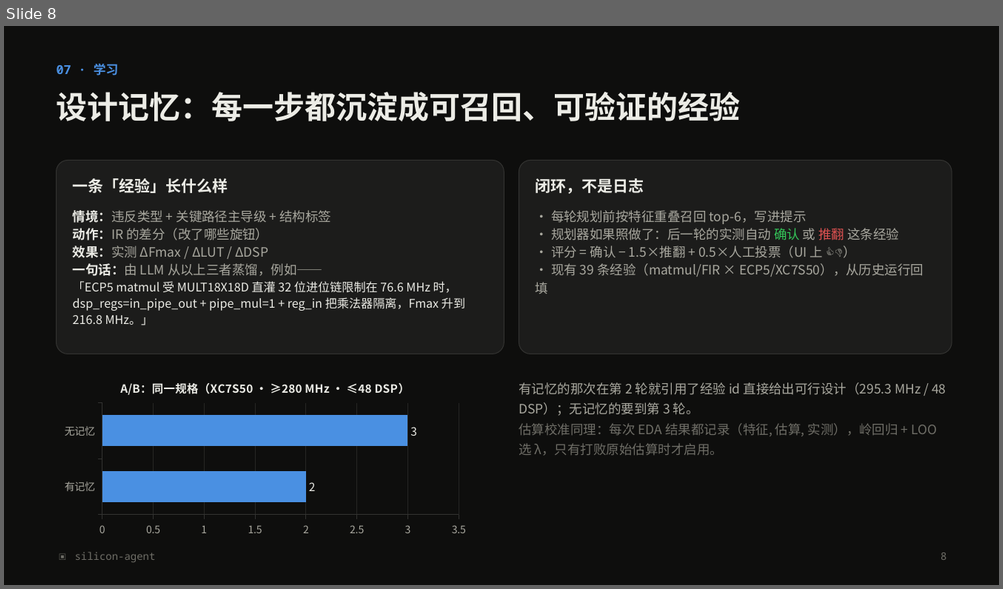
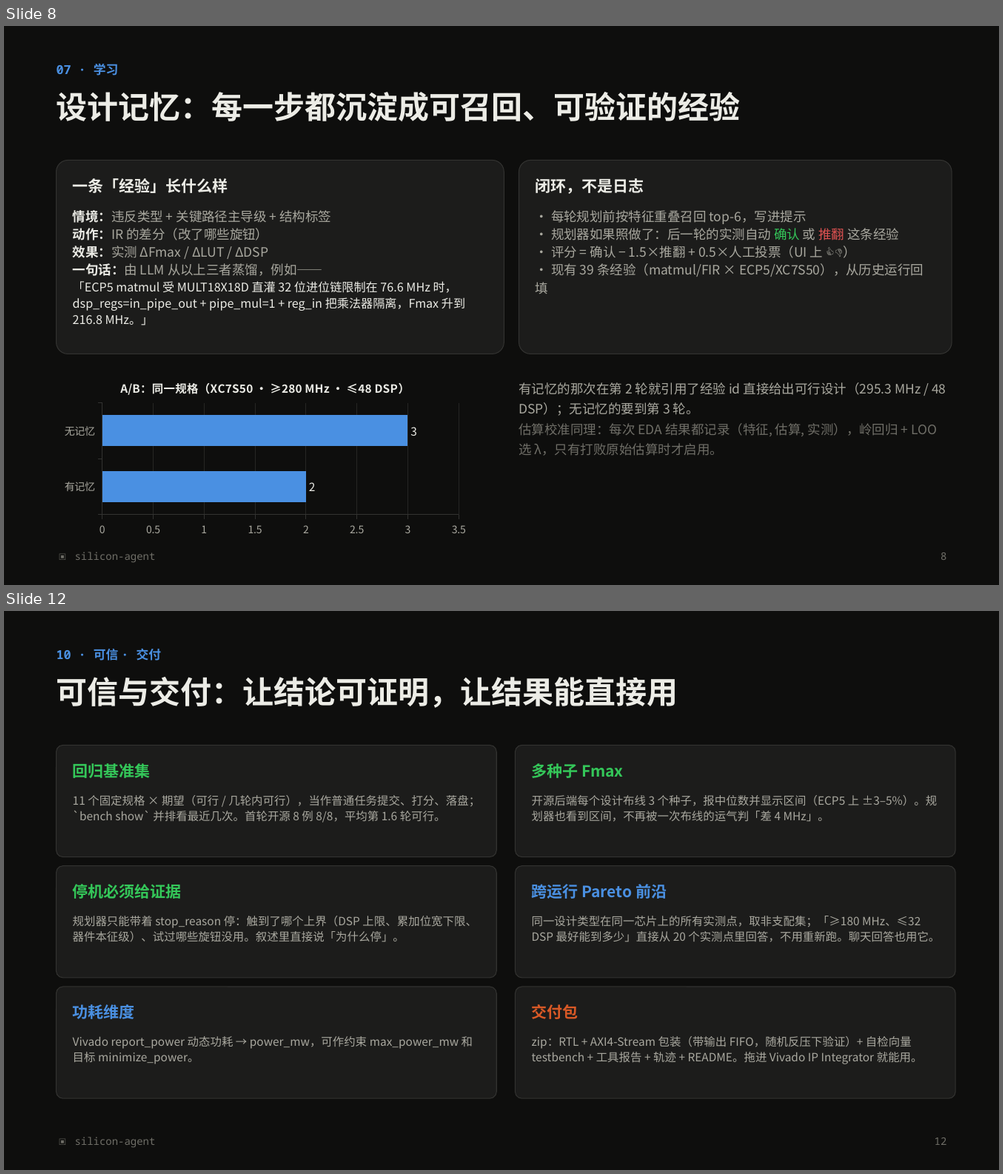
Before and after one commit to Last-emo-boy/SILVOLUTION, a slide deck: docs/silicon-agent-pitch.pptx. Shown one above the other, each under a label of ours: slide 8 before the commit, slides 8 and 12 after it; the slides between them are not shown. The pictures are 1003x589 and 1003x1174 pixels, drawn with LibreOffice and Linux fonts; fonts in the diff are those of the drawing. Boxes give left, top, right and bottom in pixels: in the first picture for what was removed or moved away, otherwise in the second. Text is boxed around its words. In the diff, an @@ line names an element or a change of style, - is before the commit and + after.

```diff
--- a/docs/silicon-agent-pitch.pptx
+++ b/docs/silicon-agent-pitch.pptx
@@ slide 12 added at (4, 611, 999, 1170), background #0E0E0D @@
@@ text added at (57, 648, 162, 661), 12 pt, text #4A90E2, bold @@
+10 · 可信 · 交付
@@ text added at (57, 677, 678, 708), 30 pt, text #ECECE6, bold @@
+可信与交付：让结论可证明，让结果能直接用
@@ rounded rectangle added at (57, 745, 496, 857), fill #1C1C1B, outline #333331 0.75 pt @@
@@ text added at (73, 763, 151, 778), 15 pt, text #34C759, bold @@
+回归基准集
@@ rounded rectangle added at (515, 745, 956, 857), fill #1C1C1B, outline #333331 0.75 pt @@
@@ text added at (532, 763, 623, 778), 15 pt, text #34C759, bold @@
+多种子 Fmax
@@ text added at (73, 795, 480, 823), 11 pt, text #A9A89F @@
+11 个固定规格 × 期望（可行 / 几轮内可行），当作普通任务提交、打分、落盘；`bench show` 并排看最近几次。首轮开源 8 例 8/8，平均第 1.6 轮可行。
@@ text added at (532, 795, 936, 822), 11 pt, text #A9A89F @@
+开源后端每个设计布线 3 个种子，报中位数并显示区间（ECP5 上 ±3–5%）。规划器也看到区间，不再被一次布线的运气判「差 4 MHz」。
@@ rounded rectangle added at (57, 866, 496, 978), fill #1C1C1B, outline #333331 0.75 pt @@
@@ rounded rectangle added at (515, 866, 956, 978), fill #1C1C1B, outline #333331 0.75 pt @@
@@ text added at (73, 884, 182, 899), 15 pt, text #34C759, bold @@
+停机必须给证据
@@ text added at (532, 884, 666, 899), 15 pt, text #4A90E2, bold @@
+跨运行 Pareto 前沿
@@ text added at (73, 916, 476, 943), 11 pt, text #A9A89F @@
+规划器只能带着 stop_reason 停：触到了哪个上界（DSP 上限、累加位宽下限、器件本征级）、试过哪些旋钮没用。叙述里直接说「为什么停」。
@@ text added at (532, 916, 939, 943), 11 pt, text #A9A89F @@
+同一设计类型在同一芯片上的所有实测点，取非支配集；「≥180 MHz、≤32 DSP 最好能到多少」直接从 20 个实测点里回答，不用重新跑。聊天回答也用它。
@@ rounded rectangle added at (57, 987, 496, 1099), fill #1C1C1B, outline #333331 0.75 pt @@
@@ rounded rectangle added at (515, 987, 956, 1099), fill #1C1C1B, outline #333331 0.75 pt @@
@@ text added at (73, 1005, 135, 1019), 15 pt, text #4A90E2, bold @@
+功耗维度
@@ text added at (532, 1005, 578, 1019), 15 pt, text #D95926, bold @@
+交付包
@@ text added at (73, 1037, 472, 1065), 11 pt, text #A9A89F @@
+Vivado report_power 动态功耗 → power_mw，可作约束 max_power_mw 和目标 minimize_power。
@@ text added at (532, 1037, 922, 1065), 11 pt, text #A9A89F @@
+zip：RTL + AXI4-Stream 包装（带输出 FIFO，随机反压下验证）+ 自检向量 testbench + 工具报告 + 轨迹 + README。拖进 Vivado IP Integrator 就能用。
@@ text added at (75, 1137, 156, 1147), 10 pt, text #6F6E67 @@
+▣ silicon-agent
@@ text added at (934, 1138, 947, 1145), 10 pt, text #6F6E67 @@
+12
```
Also in this commit, not shown: 6 slides changed, 2 other slides added, 7 other files.
